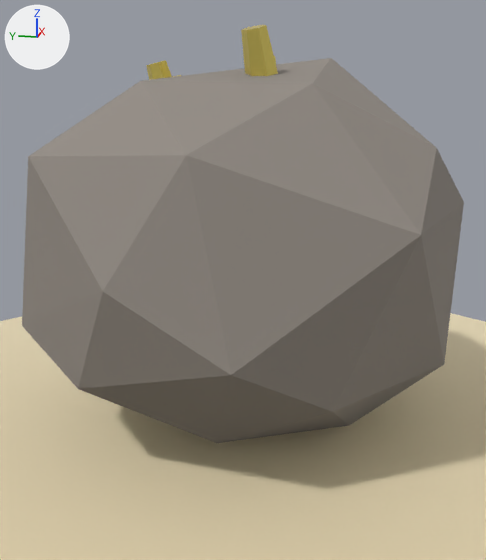
The Blender file tools/mcp/blender-mcp/15-Recursos/veta_oro_lowpoly_baja.blend as it was, and as the next commit left it.
Rendered twice from a 50 mm camera at (-2.98, -0.59, 1.44) aimed at (-0.02, 0.0, 0.71). The axes (+X, +Y, +Z) are drawn at upper left. The lights are the same throughout. The older version comes first.

In view in the first picture: 'Base_Arena', 'SM_VetaOro_M_Cristal_Oro', 'SM_VetaOro_M_Roca_Oro'.
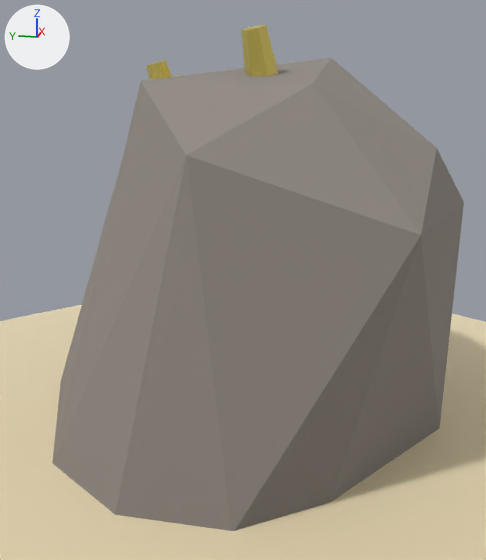
What differs and where, as boxes (x1, y1, x2, y2) in the pictures (486 x 560 px; the box of a moved part takes in the faces that stretch with it):
'SM_VetaOro_M_Roca_Oro', reshaped (7% narrower, 23% taller): before (22, 58, 464, 443); after (52, 58, 464, 531)
part 1 of me_sm_vetaoro_m_roca_oro_001, moved or reshaped: before (22, 81, 459, 443); after (52, 82, 459, 531)

The change in detail:
me_sm_vetaoro_m_roca_oro_001 has 30 vertices, 56 faces and spans x -0.98..1.02, y -0.97..1.03, z 0.06..1.7.
me_sm_vetaoro_m_roca_oro_001 is used by ob_sm_vetaoro_m_roca_oro; location (0.0, 0.0, -0.01).
Part 1, on me_sm_vetaoro_m_roca_oro_001:
Vertex 0 of me_sm_vetaoro_m_roca_oro_001 moves from (-0.03, -0.92, 0.38) at pixel (444, 364) to (-0.03, -0.92, 0.06).
Vertex 2 of me_sm_vetaoro_m_roca_oro_001 moves from (0.15, 1.03, 1.05) to (0.15, 1.03, 0.06).
Vertex 3 of me_sm_vetaoro_m_roca_oro_001 moves from (-0.17, -0.51, 0.11) at pixel (348, 425) to (-0.17, -0.51, 0.06).
Vertex 4 of me_sm_vetaoro_m_roca_oro_001 moves from (0.46, -0.35, 0.14) to (0.46, -0.35, 0.06).
Vertex 5 of me_sm_vetaoro_m_roca_oro_001 moves from (0.85, -0.41, 0.44) to (0.85, -0.41, 0.06).
Vertex 6 of me_sm_vetaoro_m_roca_oro_001 moves from (0.47, 0.3, 0.15) to (0.47, 0.3, 0.06).
Vertex 7 of me_sm_vetaoro_m_roca_oro_001 moves from (-0.55, 0.0, 0.17) at pixel (216, 443) to (-0.55, 0.0, 0.06).
Vertex 8 of me_sm_vetaoro_m_roca_oro_001 moves from (-0.74, -0.47, 0.43) at pixel (332, 411) to (-0.74, -0.47, 0.06).
Vertex 10 of me_sm_vetaoro_m_roca_oro_001 moves from (-0.76, 0.49, 0.45) at pixel (77, 388) to (-0.76, 0.49, 0.06).
Vertex 11 of me_sm_vetaoro_m_roca_oro_001 moves from (0.31, 0.84, 0.39) to (0.31, 0.84, 0.06).
Vertex 16 of me_sm_vetaoro_m_roca_oro_001 moves from (-0.98, -0.16, 0.64) at pixel (231, 375) to (-0.98, -0.16, 0.06).
Vertex 17 of me_sm_vetaoro_m_roca_oro_001 moves from (-0.51, 0.85, 0.6) at pixel (21, 325) to (-0.51, 0.85, 0.06).
Vertex 18 of me_sm_vetaoro_m_roca_oro_001 moves from (-0.97, 0.28, 0.89) at pixel (102, 291) to (-0.97, 0.28, 0.06).
Vertex 19 of me_sm_vetaoro_m_roca_oro_001 moves from (0.77, 0.64, 0.58) to (0.77, 0.64, 0.06).
Vertex 23 of me_sm_vetaoro_m_roca_oro_001 moves from (-0.67, 0.67, 1.31) at pixel (28, 156) to (-0.67, 0.67, 0.06).
